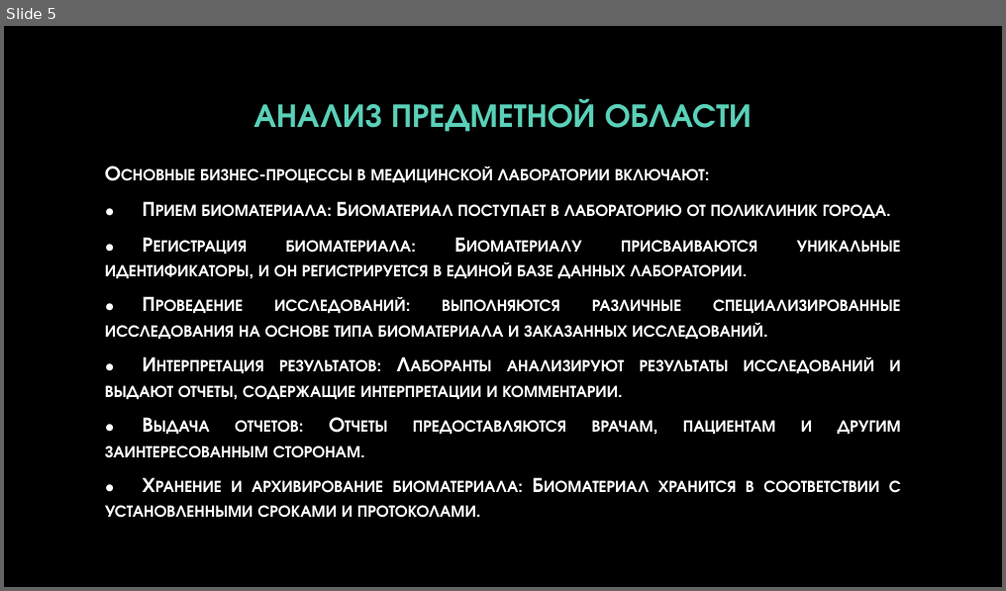
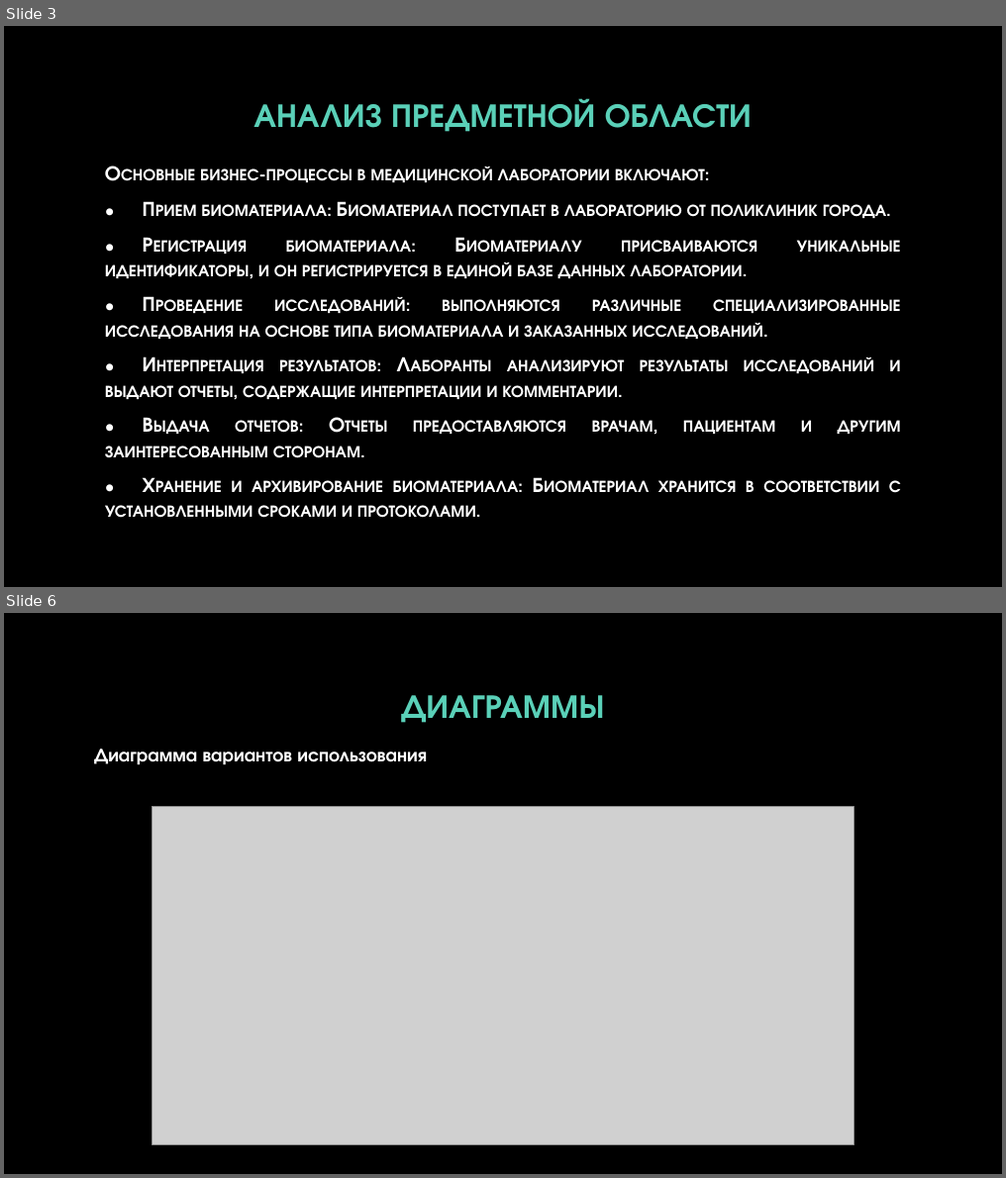
Before and after one commit to HoromiUzumaki/Practice_PM02, a slide deck: отчетная презентация по практике ПМ02.pptx. Shown one above the other, each under a label of ours: slide 5 before the commit, slides 3 and 6 after it; the slides between them are not shown. The pictures are 1006x591 and 1006x1178 pixels, drawn with LibreOffice and Linux fonts; fonts in the diff are those of the drawing; grey boxes stand for pictures; background and template pictures are left out. Boxes give left, top, right and bottom in pixels: in the first picture for what was removed or moved away, otherwise in the second. Text is boxed around its words. In the diff, an @@ line names an element or a change of style, - is before the commit and + after.

```diff
--- a/отчетная презентация по практике ПМ02.pptx
+++ b/отчетная презентация по практике ПМ02.pptx
@@ slide 6 added at [4, 613, 1002, 1174], background picture (left out) @@
@@ title added at [401, 695, 604, 723], 32 pt, text #5AD0B8, bold @@
+ДИАГРАММЫ
@@ text added at [94, 749, 427, 765], 18 pt, text #FFFFFF, bold @@
+Диаграмма вариантов использования
@@ picture added at [152, 807, 853, 1146] @@
@@ what was slide 5 is now slide 3 @@
```
Also in this commit, not shown: 1 slide changed, 3 other slides added, 7 slides removed, 1 other file.
